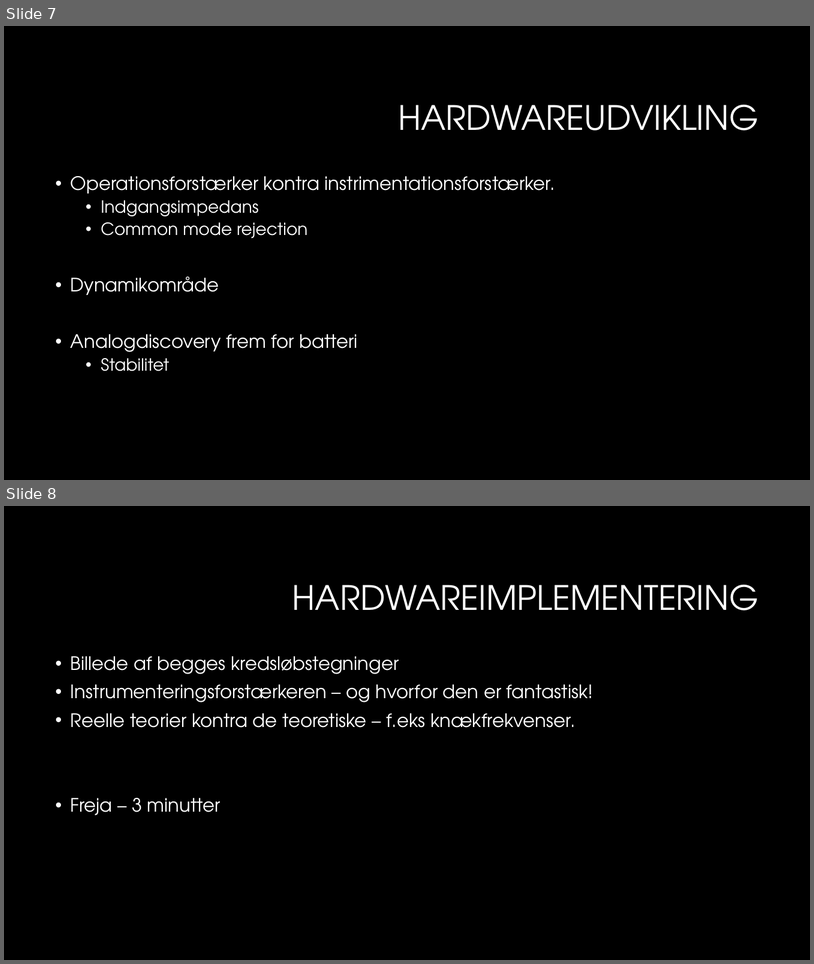
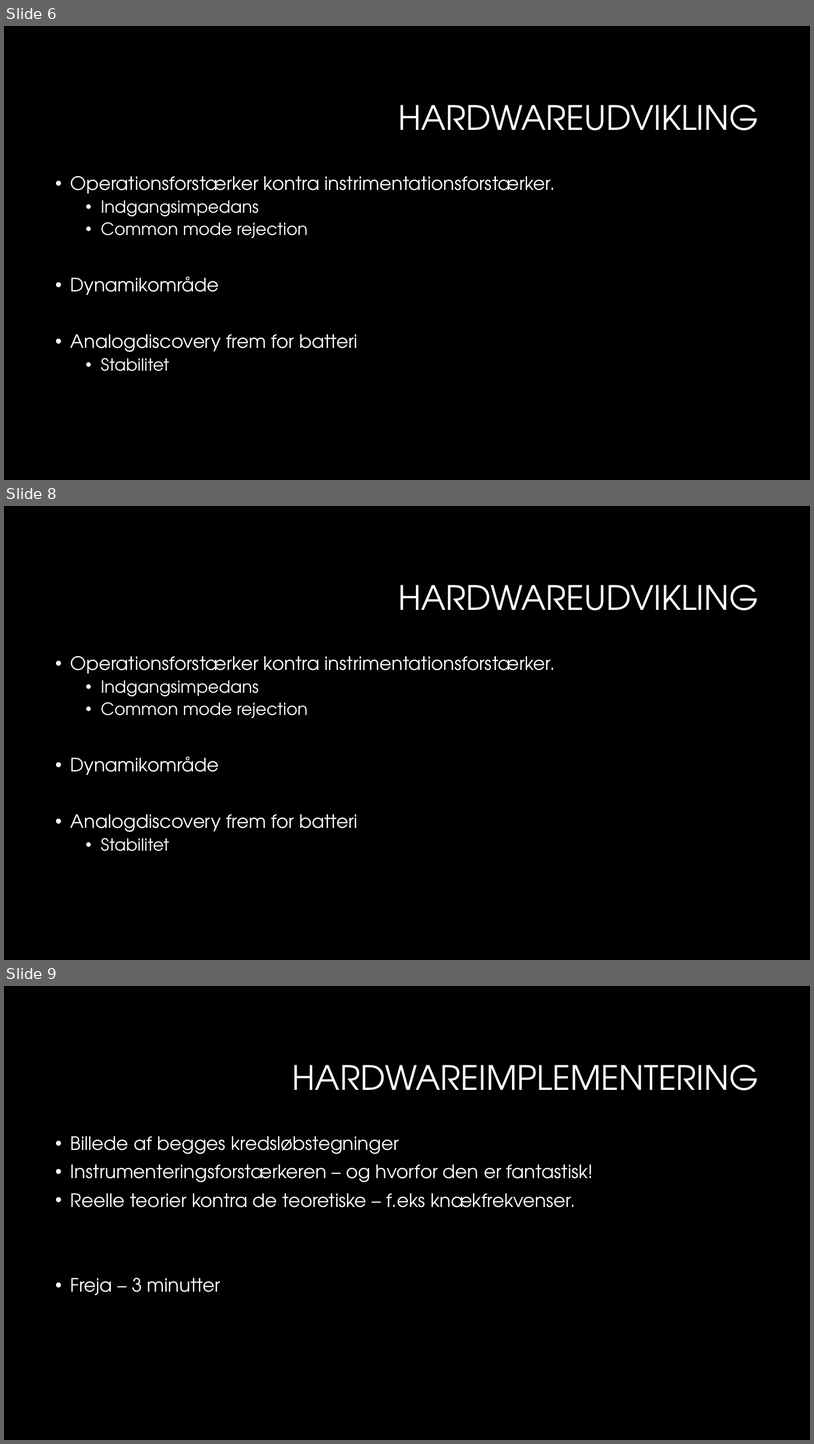
Before and after one commit to sarakirkeby/Semester-Projekt-3, a slide deck: Bifiler til projekt/Semesterprojekt 3.pptx. Shown one above the other, each under a label of ours: slides 7 and 8 before the commit, slides 6, 8 and 9 after it; the slides between them are not shown. The pictures are 814x964 and 814x1444 pixels, drawn with LibreOffice and Linux fonts; fonts in the diff are those of the drawing; background and template pictures are left out. Boxes give left, top, right and bottom in pixels: in the first picture for what was removed or moved away, otherwise in the second. Text is boxed around its words. In the diff, an @@ line names an element or a change of style, - is before the commit and + after.

```diff
--- a/Bifiler til projekt/Semesterprojekt 3.pptx
+++ b/Bifiler til projekt/Semesterprojekt 3.pptx
@@ slide 8 added at [4, 506, 810, 960], background #000000 @@
@@ title added at [398, 585, 759, 610], 40 pt, text #FFFFFF @@
+HARDWAREUDVIKLING
@@ text added at [71, 656, 555, 851], 22 pt, text #FFFFFF @@
+• Operationsforstærker kontra instrimentationsforstærker.
+  • Indgangsimpedans
+  • Common mode rejection
+• Dynamikområde
+• Analogdiscovery frem for batteri
+  • Stabilitet
@@ what was slide 7 is now slide 6 @@
@@ what was slide 8 is now slide 9 @@
```
Also in this commit, not shown: 1 other slide added, 1 slide removed.
